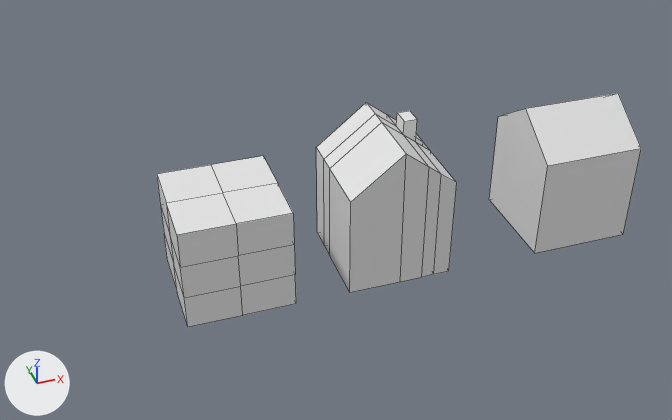
Two versions of the Blender file shed.blend, one commit apart.
Both versions are drawn from a camera (50 mm lens) standing at (9.64, -13.66, 9.96) and looking at (13.92, -0.85, 0.79). The lights are fixed; the arrows at lower left show +X, +Y and +Z. Mesh edges are drawn as thin lines.
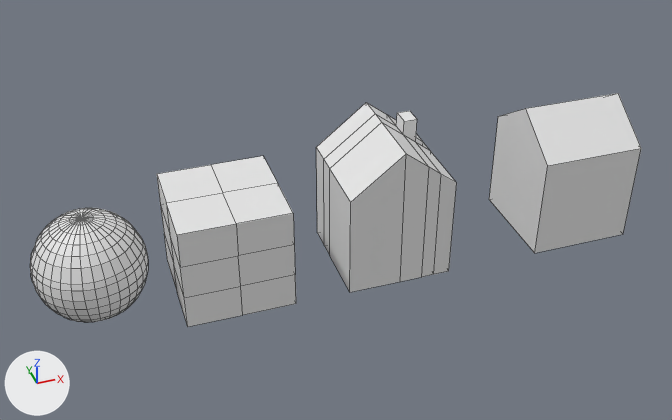
Edits to the bpy script that builds the scene:
```text
Add me_sphere:
    me_sphere.from_pydata(...)  # 482 vertices, 512 faces; spans x -1.0..1.0, y -1.0..1.0, z -1.0..1.0
Add ob_sphere:
    ob_sphere = bpy.data.objects.new('Sphere', me_sphere)
    ob_sphere.location = (9.67, 0.0, 0.0)
```

Changed parts and their boxes [x1, y1, x2, y2] in the pictures (672 x 420 px):
'Sphere', added: after [30, 208, 148, 322]
